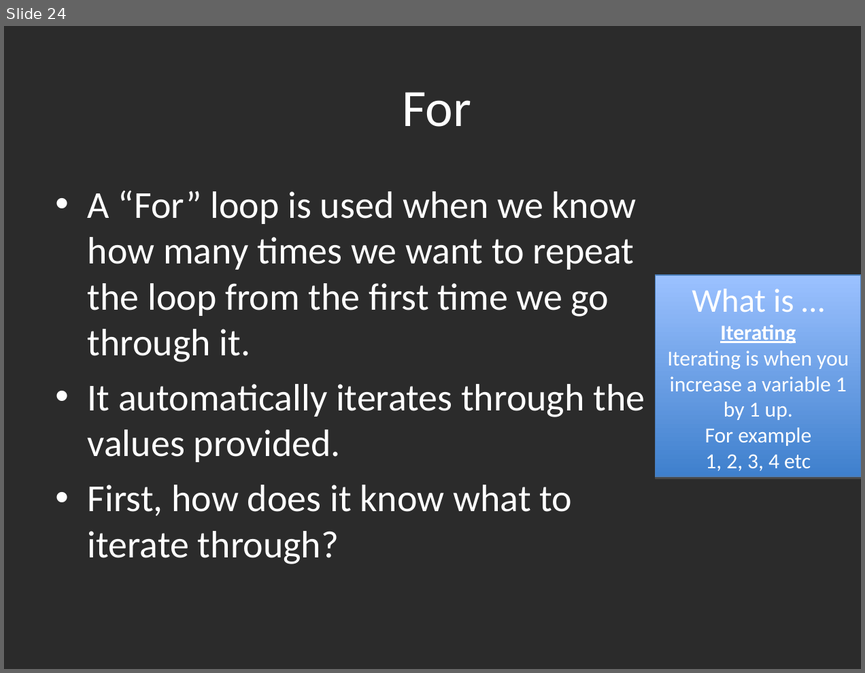
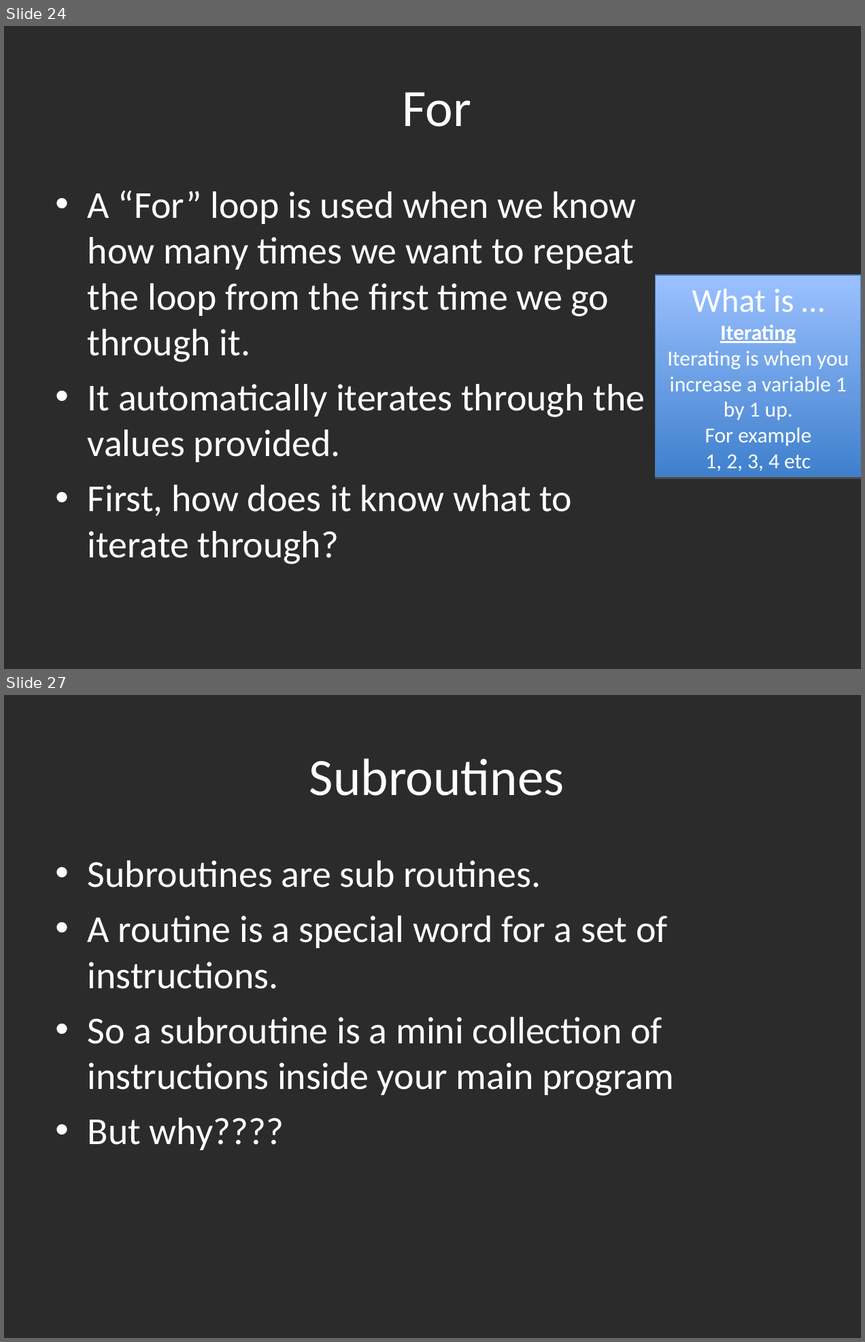
Before and after one commit to gbaman/RaspberryPi-Teaching-Materials, a slide deck: Powerpoints/Python1.ppt. Shown one above the other, each under a label of ours: slide 24 before the commit, slides 24 and 27 after it; the slides between them are not shown. The pictures are 865x673 and 865x1342 pixels, drawn with LibreOffice and Linux fonts; fonts in the diff are those of the drawing; background and template pictures are left out; a plain dark background stands for a picture behind light text. Boxes give left, top, right and bottom in pixels: in the first picture for what was removed or moved away, otherwise in the second. Text is boxed around its words. In the diff, an @@ line names an element or a change of style, - is before the commit and + after.

Commit message:
Added subroutines and libraries. These are not finished though yet

```diff
--- a/Powerpoints/Python1.ppt
+++ b/Powerpoints/Python1.ppt
@@ slide 27 added at (4, 695, 861, 1338), background picture (left out) @@
@@ title added at (309, 758, 564, 796), 44 pt, text #FFFFFF @@
+Subroutines
@@ text added at (88, 860, 674, 1150), 32 pt, text #FFFFFF @@
+• Subroutines are sub routines.
+• A routine is a special word for a set of instructions.
+• So a subroutine is a mini collection of instructions inside your main program
+• But why????
```
Also in this commit, not shown: 11 slides changed, 9 other slides added.
